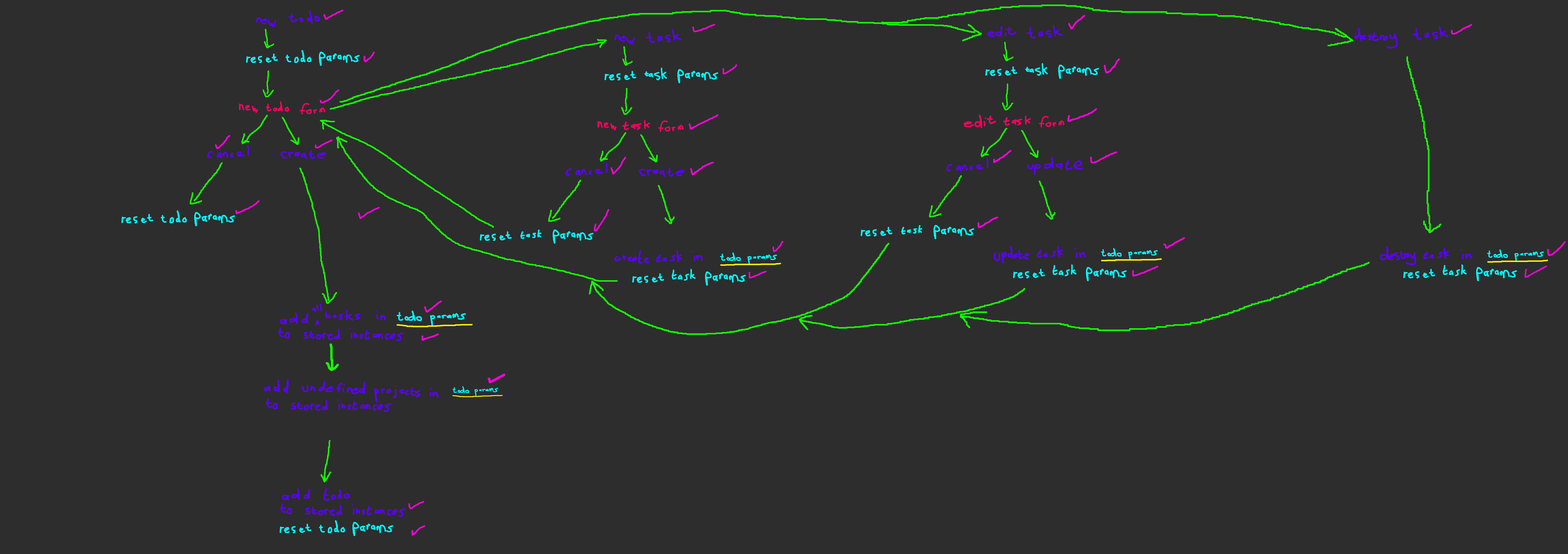
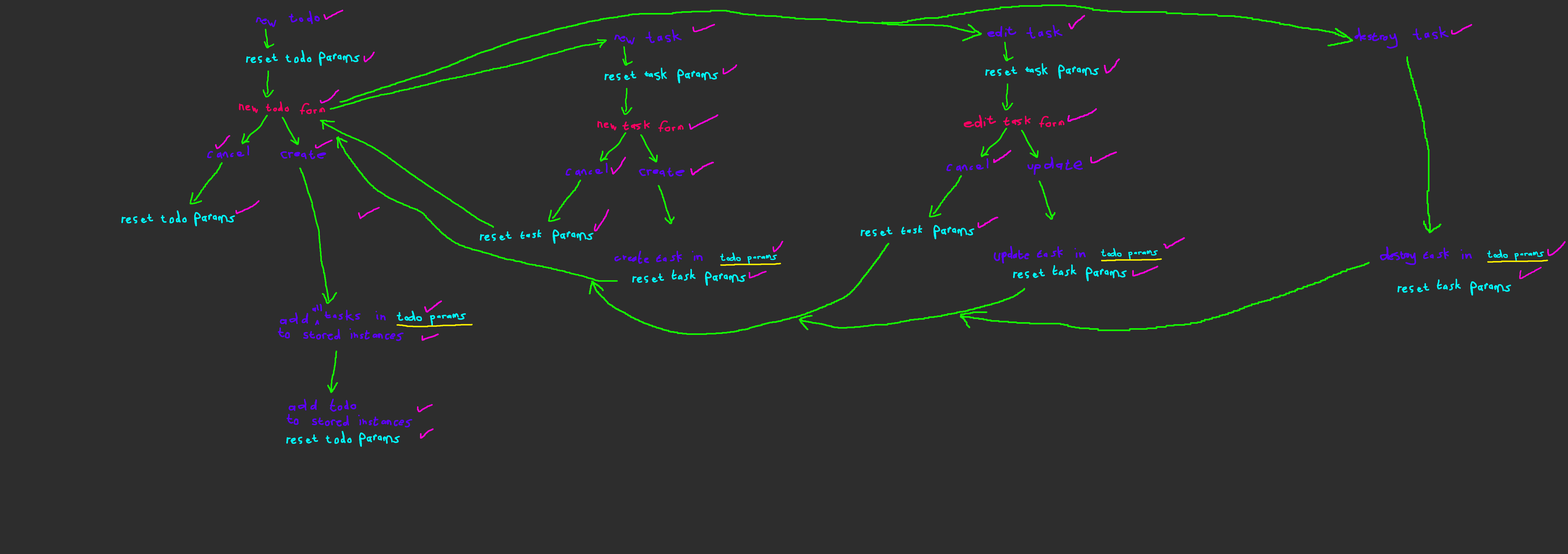
Before/after of a w=1568, h=554 layered artwork. What changed in the layer stack:
painted on "Paint Layer 2" over bbox(264, 264, 1548, 537)
painted on "Paint Layer 1" over bbox(264, 264, 1548, 537)
